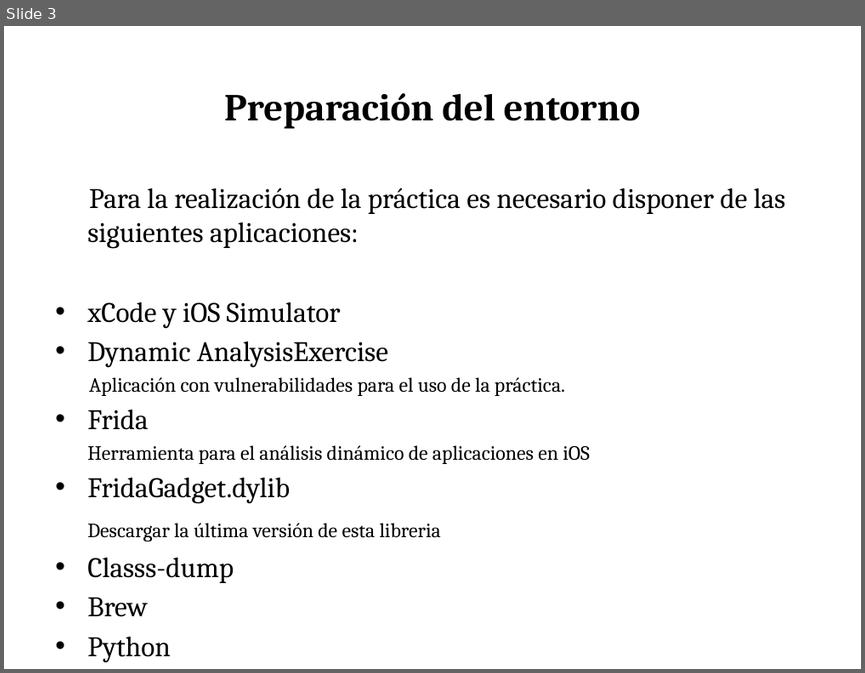
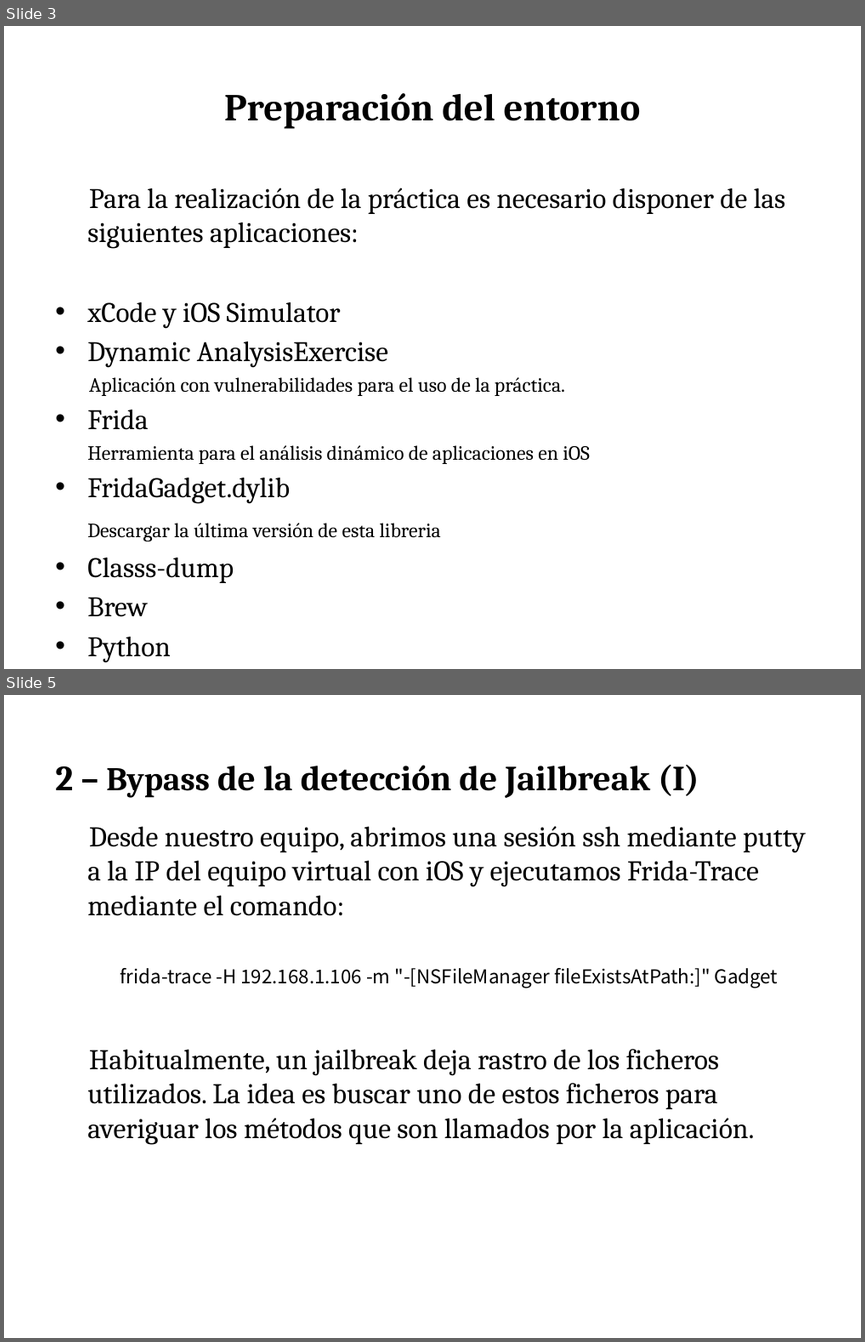
Before and after one commit to press1key/Sistemas-Ubicuos, a slide deck: Cybersecurity Management UPC - Sistemas Ubicuos iOS.pptx. Shown one above the other, each under a label of ours: slide 3 before the commit, slides 3 and 5 after it; the slides between them are not shown. The pictures are 865x673 and 865x1342 pixels, drawn with LibreOffice and Linux fonts; fonts in the diff are those of the drawing. Boxes give left, top, right and bottom in pixels: in the first picture for what was removed or moved away, otherwise in the second. Text is boxed around its words. In the diff, an @@ line names an element or a change of style, - is before the commit and + after.

```diff
--- a/Cybersecurity Management UPC - Sistemas Ubicuos iOS.pptx
+++ b/Cybersecurity Management UPC - Sistemas Ubicuos iOS.pptx
@@ slide 5 added at (4,695,861,1338), background #FFFFFF @@
@@ text added at (55,765,699,798), 29.6 pt, text #000000, bold @@
+2 – Bypass de la detección de Jailbreak (I)
@@ text added at (87,826,806,988), 24 pt, text #000000 @@
+Desde nuestro equipo, abrimos una sesión ssh mediante putty a la IP del equipo virtual con iOS y ejecutamos Frida-Trace mediante el comando:
+  frida-trace -H 192.168.1.106 -m "-[NSFileManager fileExistsAtPath:]" Gadget
@@ text added at (87,1049,755,1145), 24 pt, text #000000 @@
+Habitualmente, un jailbreak deja rastro de los ficheros utilizados. La idea es buscar uno de estos ficheros para averiguar los métodos que son llamados por la aplicación.
```
Also in this commit, not shown: 1 slide changed, 12 other slides added.
